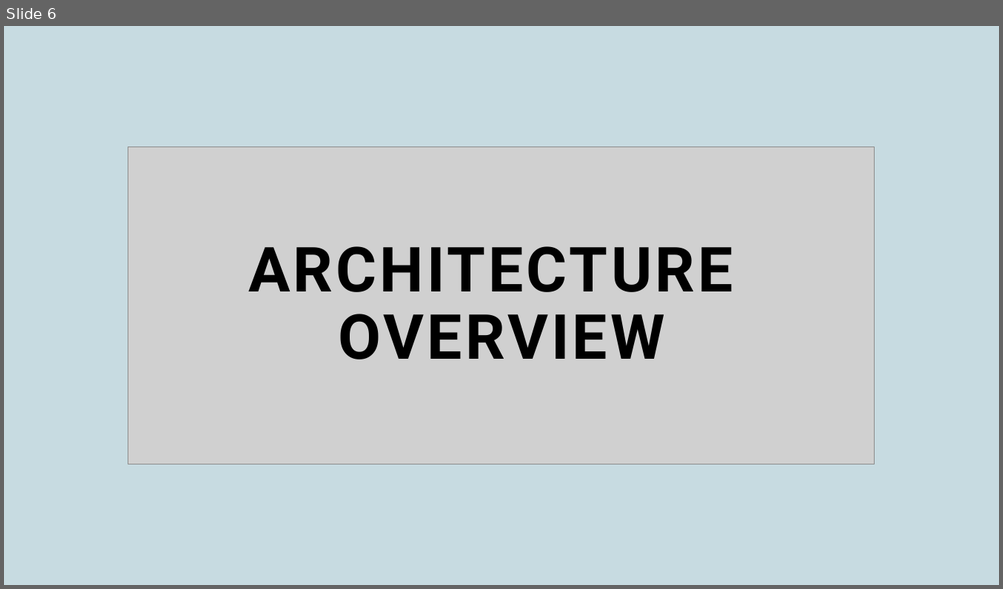
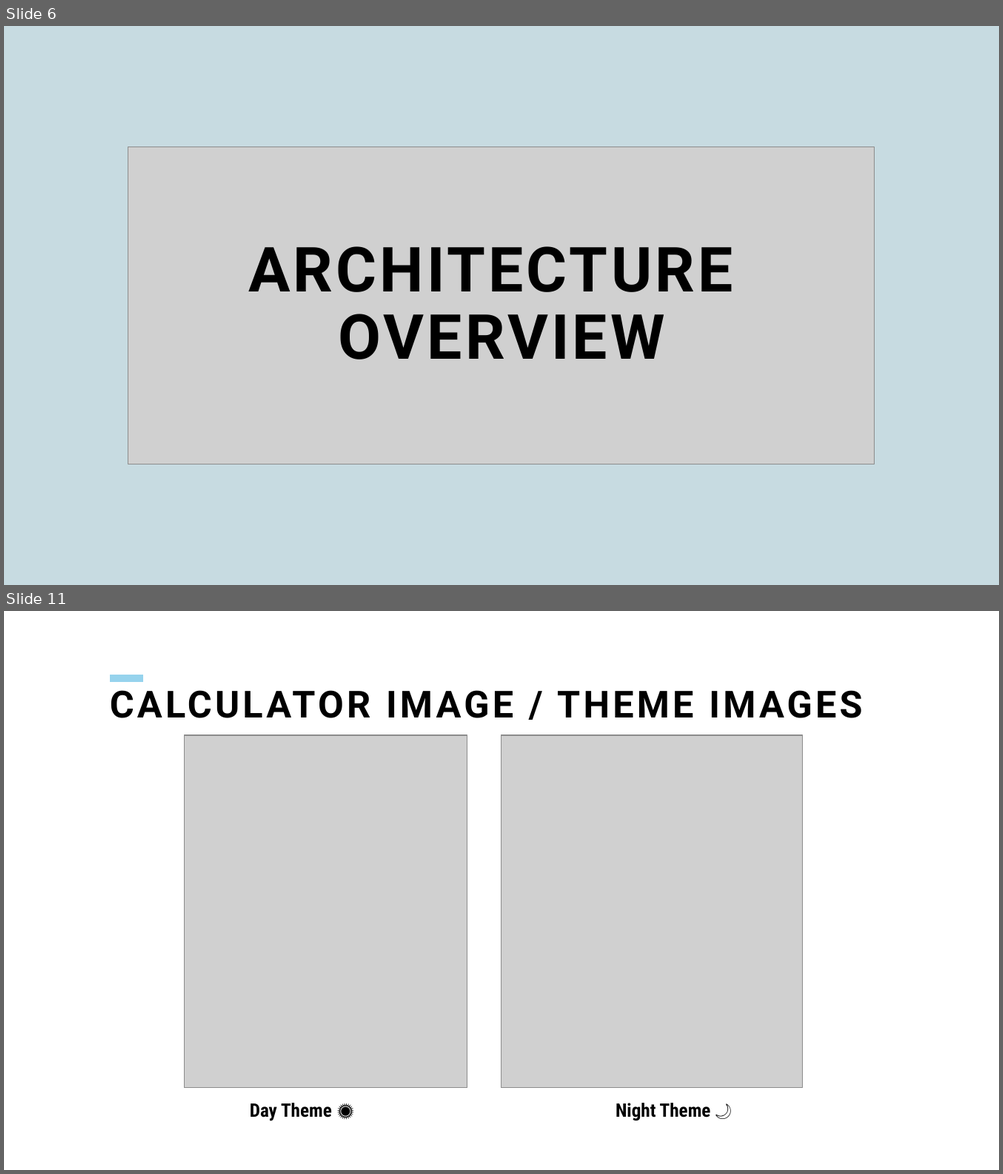
Before and after one commit to aishks14/scientific-calc-project-2, a slide deck: scientific-calculator-project-2.pptx. Shown one above the other, each under a label of ours: slide 6 before the commit, slides 6 and 11 after it; the slides between them are not shown. The pictures are 1003x589 and 1003x1174 pixels, drawn with LibreOffice and Linux fonts; fonts in the diff are those of the drawing; grey boxes stand for pictures. Boxes give left, top, right and bottom in pixels: in the first picture for what was removed or moved away, otherwise in the second. Text is boxed around its words. In the diff, an @@ line names an element or a change of style, - is before the commit and + after.

```diff
--- a/scientific-calculator-project-2.pptx
+++ b/scientific-calculator-project-2.pptx
@@ slide 11 added at bbox=[4, 611, 999, 1170], background #FFFFFF @@
@@ line added from (110, 678) to (144, 678), #96D3ED 7 pt @@
@@ title added at bbox=[110, 690, 862, 718], 36 pt, text #000000, bold @@
+CALCULATOR IMAGE / THEME IMAGES
@@ picture added at bbox=[184, 735, 466, 1088] @@
@@ picture added at bbox=[502, 735, 802, 1088] @@
@@ text added at bbox=[250, 1103, 332, 1122], 18 pt, text #000000, bold @@
+Day Theme ☀
@@ text added at bbox=[615, 1103, 711, 1122], 18 pt, text #000000, bold @@
+Night Theme 🌙
```
Also in this commit, not shown: 6 slides changed, 5 other slides added, 6 slides removed.
